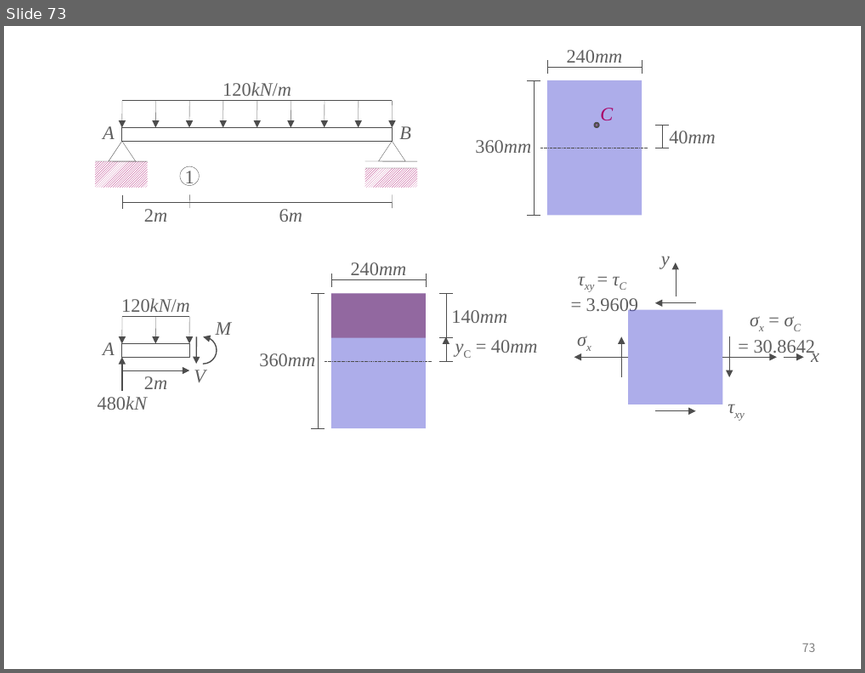
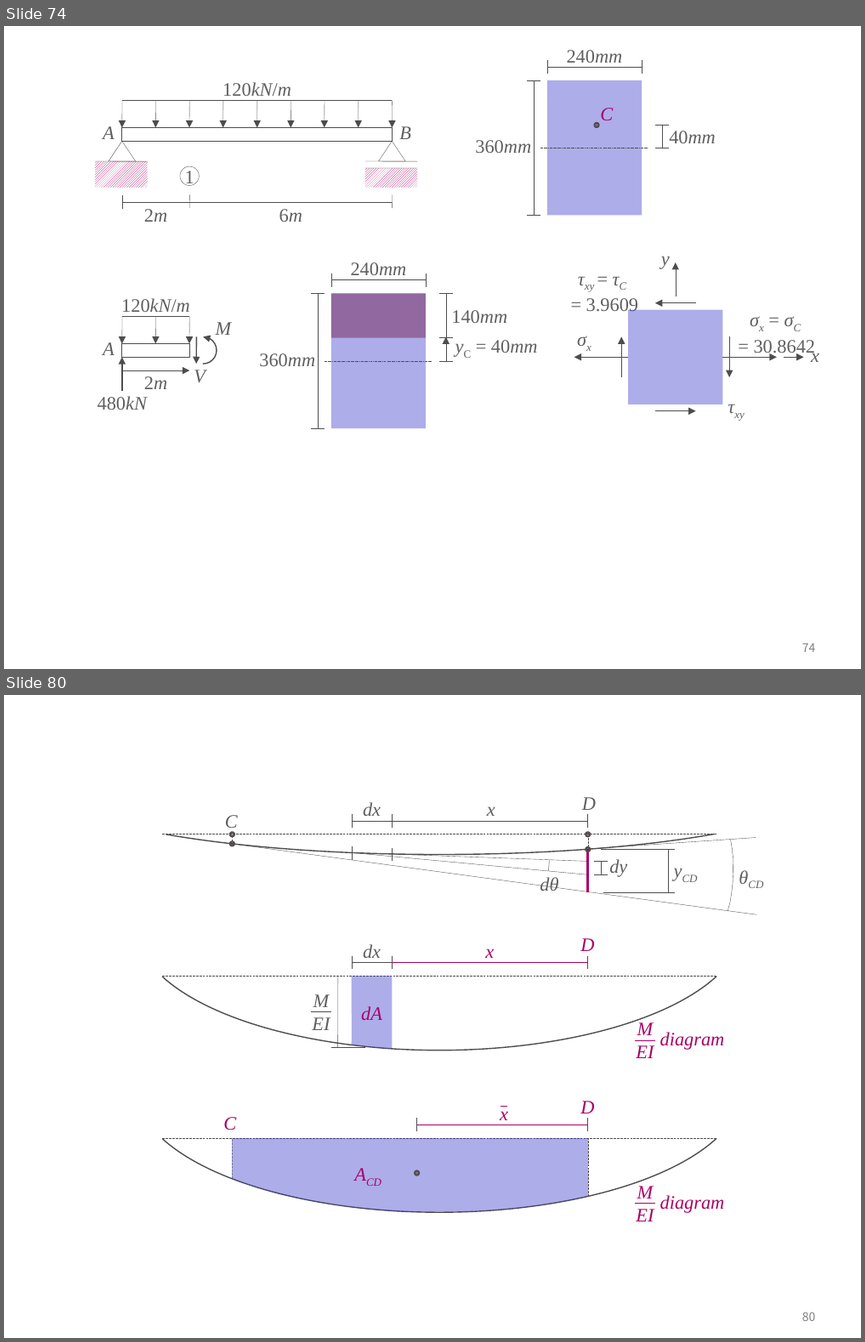
Before and after one commit to ironbell87/structural_mechanics_II, a slide deck: figures.pptx. Shown one above the other, each under a label of ours: slide 73 before the commit, slides 74 and 80 after it; the slides between them are not shown. The pictures are 865x673 and 865x1342 pixels, drawn with LibreOffice and Linux fonts; fonts in the diff are those of the drawing. Boxes give left, top, right and bottom in pixels: in the first picture for what was removed or moved away, otherwise in the second. Text is boxed around its words. In the diff, an @@ line names an element or a change of style, - is before the commit and + after.

```diff
--- a/figures.pptx
+++ b/figures.pptx
@@ slide 80 added at <box>4,695,861,1338</box>, background #FFFFFF; not listed: 1 template element that a slide beside it also shows @@
@@ group added at <box>47,713,830,914</box>: 20 lines, 8 texts, 4 ellipses, 2 freeform shapes, 1 arc (boxed as its full ellipse) @@
+dx
+x
+D
+C
+dθ
+yCD
+dy
+θCD
@@ group added at <box>136,800,744,1058</box>: 10 lines, 6 texts, 1 arc (boxed as its full ellipse), 1 freeform shape @@
+dx
+dA
+M
+EI
+x
+D
+M
+EI
+diagram
@@ group added at <box>136,962,744,1221</box>: 8 lines, 5 texts, 1 arc (boxed as its full ellipse), 1 freeform shape, 1 ellipse @@
+ACD
+C
+D
+x
+M
+EI
+diagram
@@ what was slide 73 is now slide 74 @@
@@ page number at <box>802,643,816,652</box>: text changed @@
-73
+74
```
Also in this commit, not shown: 4 slides changed, 7 other slides added, 1 slide removed, 57 other files.
